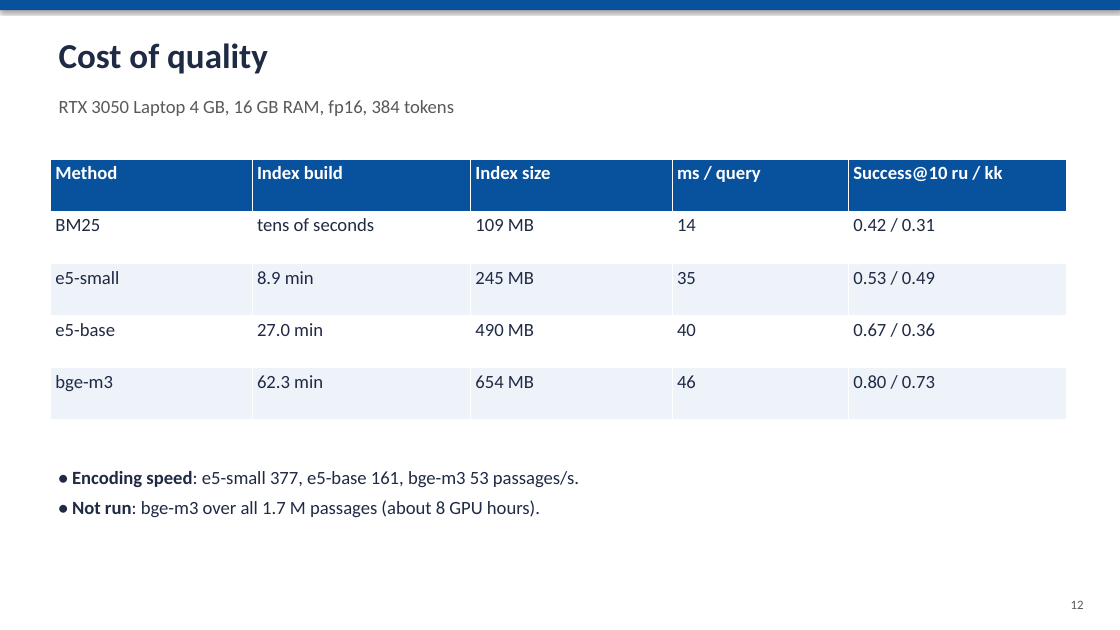
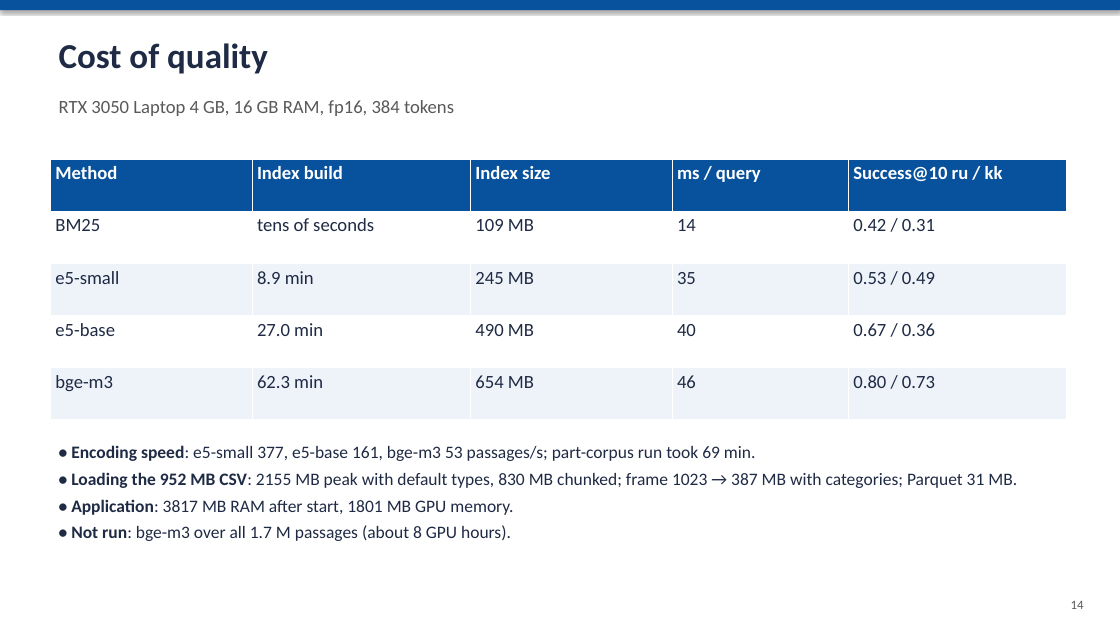
Before and after one commit to Alishershayakhmetov/legal_search, a slide deck: slide 14 of report/Presentation_Kazakh_Legal_Search_Engine.pptx (slide 12 before the commit). Drawn at 1120x630 pixels with LibreOffice and Linux fonts; fonts in the diff are those of the drawing. Boxes give left, top, right and bottom in pixels: in the first picture for what was removed or moved away, otherwise in the second. Text is boxed around its words. In the diff, an @@ line names an element or a change of style, - is before the commit and + after.

Commit message:
MIT licence and credits; part-corpus bge-m3 evaluation, unified Recall@k/MRR comparison, memory benchmark; English report and slides updated with contributions

```diff
--- a/report/Presentation_Kazakh_Legal_Search_Engine.pptx
+++ b/report/Presentation_Kazakh_Legal_Search_Engine.pptx
@@ text "• Encoding speed: e5-small 377, ...": place and size @@
-text "• Encoding speed: e5-small 377, ..." at [72, 471, 579, 517]
+text "• Encoding speed: e5-small 377, ..." at [71, 445, 1017, 541]
@@ text at [71, 445, 1017, 515]: text changed; size 16 to 15 pt @@
-• Encoding speed: e5-small 377, e5-base 161, bge-m3 53 passages/s.
+• Encoding speed: e5-small 377, e5-base 161, bge-m3 53 passages/s; part-corpus run took 69 min.
+• Loading the 952 MB CSV: 2155 MB peak with default types, 830 MB chunked; frame 1023 → 387 MB with categories; Parquet 31 MB.
+• Application: 3817 MB RAM after start, 1801 MB GPU memory.
@@ text at [71, 525, 511, 541]: size 16 to 15 pt in "• Not run: bge-m3 over all 1.7 ..."; less space between paragraphs @@
@@ text at [1071, 601, 1084, 609]: text changed @@
-12
+14
```
Also in this commit, not shown: 8 other slides changed, 2 slides added, 19 other files.
